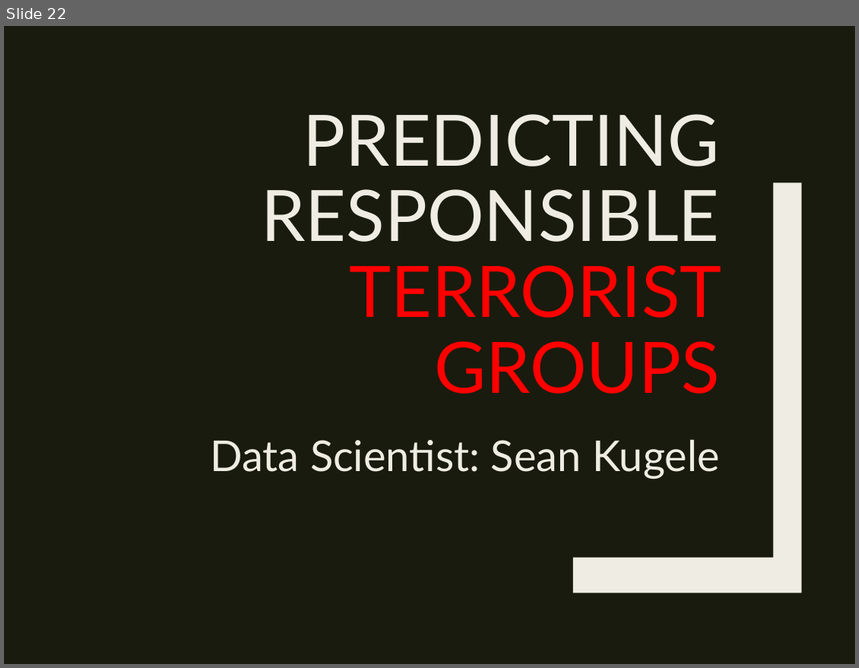
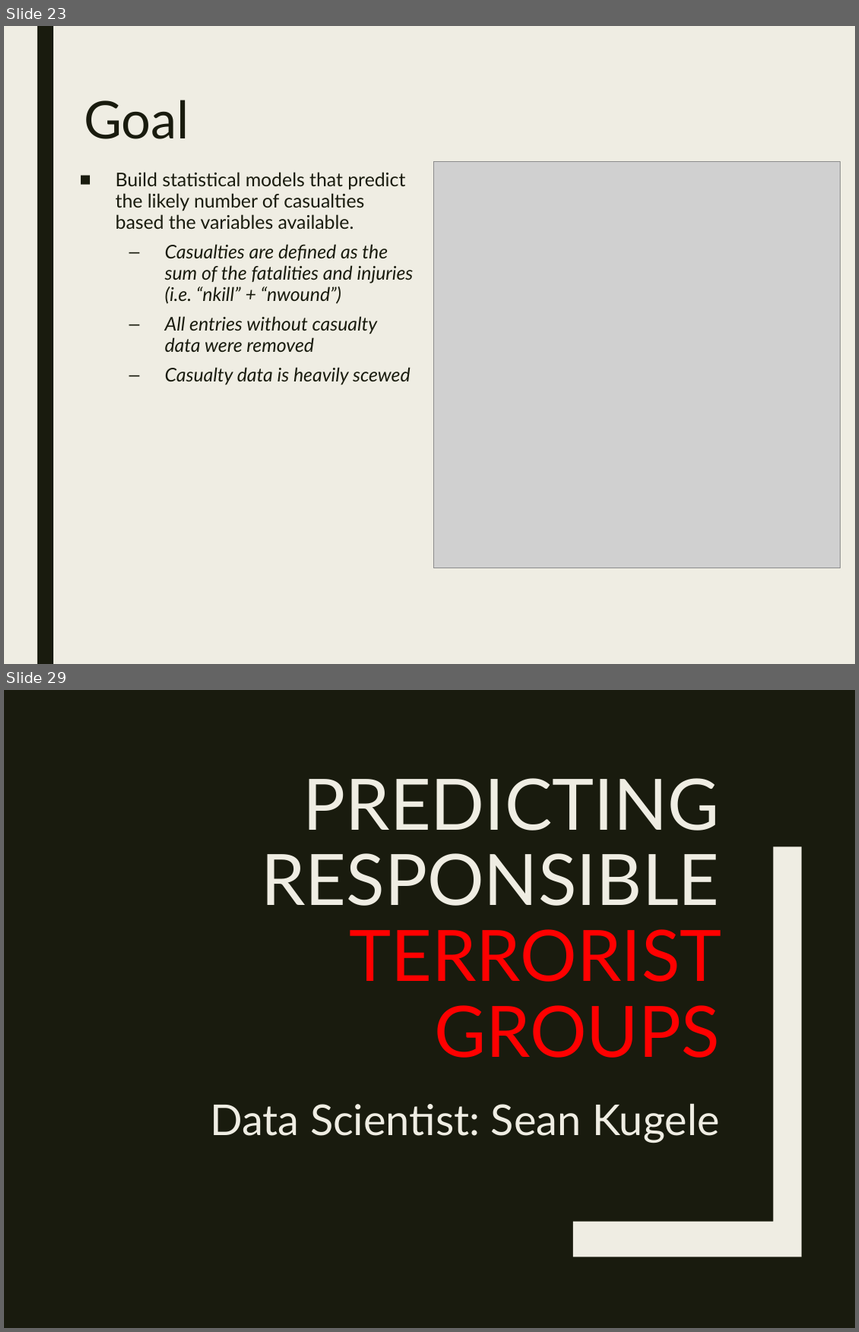
Before and after one commit to stats-learning-fall2019/final-project, a slide deck: presentation/gtdb-final-presentation.pptx. Shown one above the other, each under a label of ours: slide 22 before the commit, slides 23 and 29 after it; the slides between them are not shown. The pictures are 859x668 and 859x1332 pixels, drawn with LibreOffice and Linux fonts; fonts in the diff are those of the drawing; grey boxes stand for pictures. Boxes give left, top, right and bottom in pixels: in the first picture for what was removed or moved away, otherwise in the second. Text is boxed around its words. In the diff, an @@ line names an element or a change of style, - is before the commit and + after.

```diff
--- a/presentation/gtdb-final-presentation.pptx
+++ b/presentation/gtdb-final-presentation.pptx
@@ slide 23 added at [4, 26, 855, 664], background #EFEDE3 @@
@@ rectangle added at [37, 26, 53, 664], fill #191B0E @@
@@ title added at [84, 100, 189, 139], 44 pt, text #191B0E @@
+Goal
@@ picture added at [434, 162, 841, 569] @@
@@ text added at [116, 172, 414, 385], 16 pt, text #191B0E, italic @@
+■ Build statistical models that predict the likely number of casualties based the variables available.
+  – Casualties are defined as the sum of the fatalities and injuries (i.e. “nkill” + “nwound”)
+  – All entries without casualty data were removed
+  – Casualty data is heavily scewed
@@ what was slide 22 is now slide 29 @@
```
Also in this commit, not shown: 1 slide changed, 6 other slides added, 9 other files.
